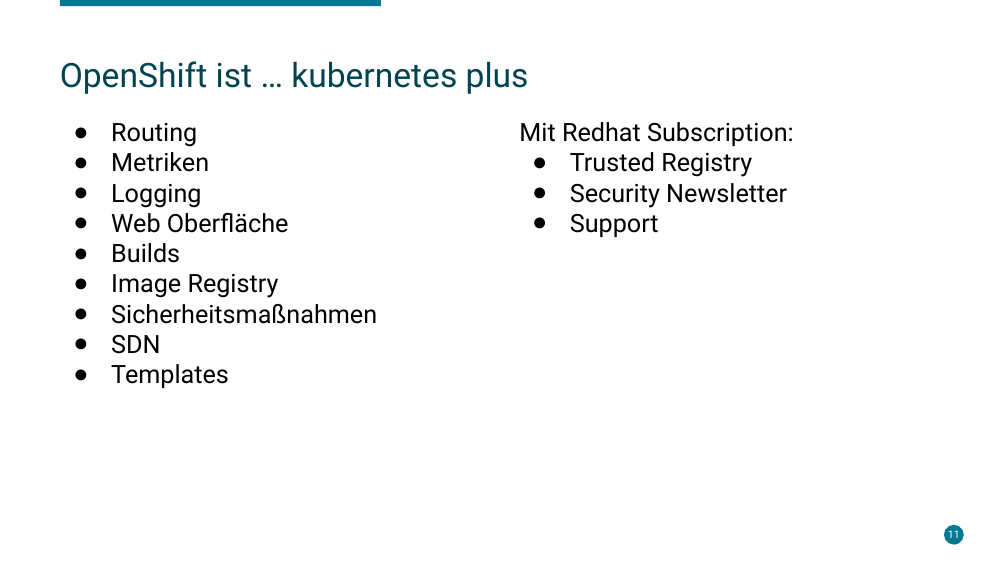
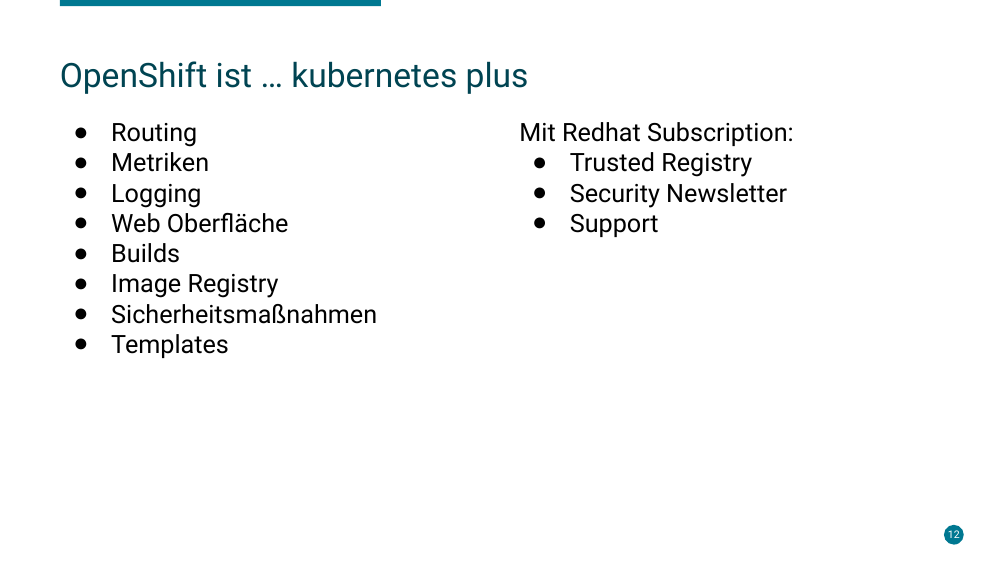
Before and after one commit to lukeelten/openshift-slac, a slide deck: slide 12 of Enterprise Container Management.odp (slide 11 before the commit). Drawn at 1008x567 pixels with LibreOffice and Linux fonts; fonts in the diff are those of the drawing; background and template pictures are left out. Boxes give left, top, right and bottom in pixels: in the first picture for what was removed or moved away, otherwise in the second. Text is boxed around its words. In the diff, an @@ line names an element or a change of style, - is before the commit and + after.

```diff
--- a/Enterprise Container Management.odp
+++ b/Enterprise Container Management.odp
@@ text at (111, 335, 160, 354): paragraph removed @@
-● SDN
@@ page number at (948, 530, 960, 538): text changed @@
-11
+12
```
Also in this commit, not shown: 6 other slides changed, 9 slides added, 10 slides removed.
